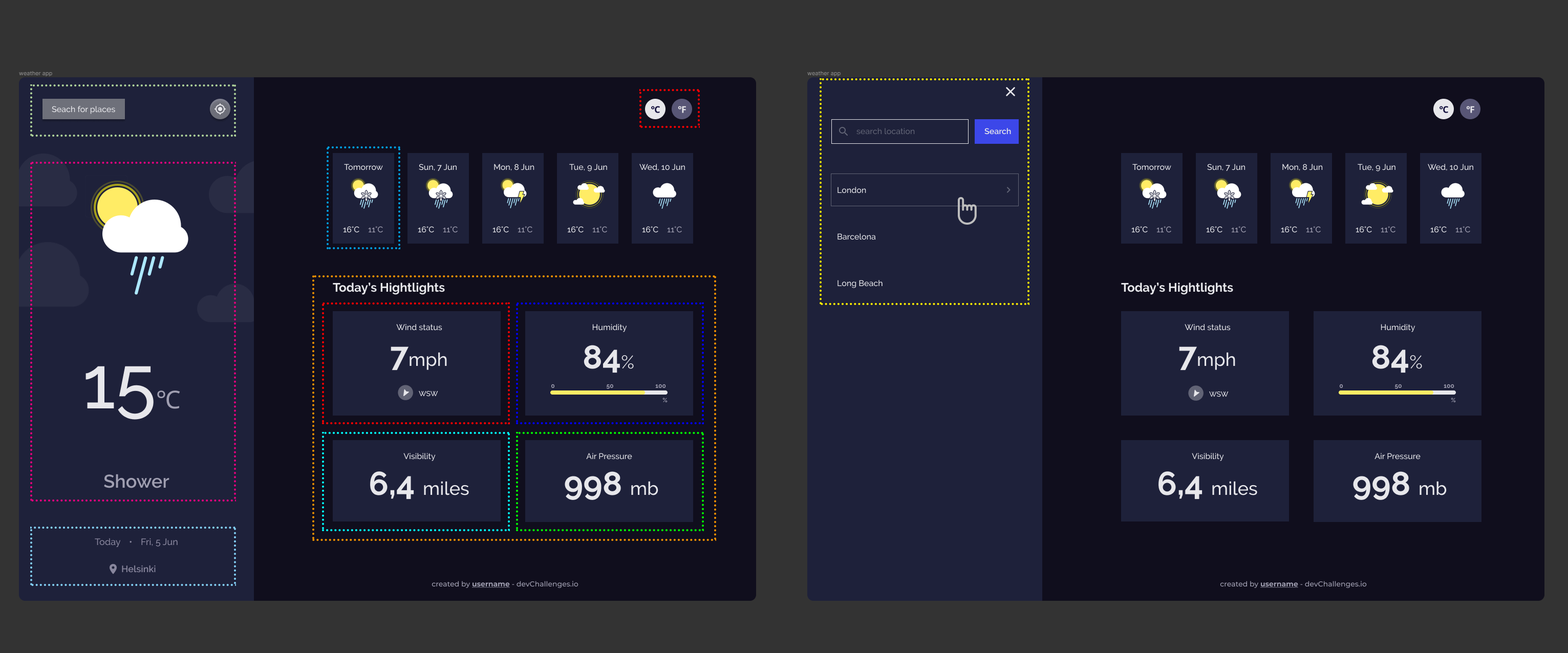
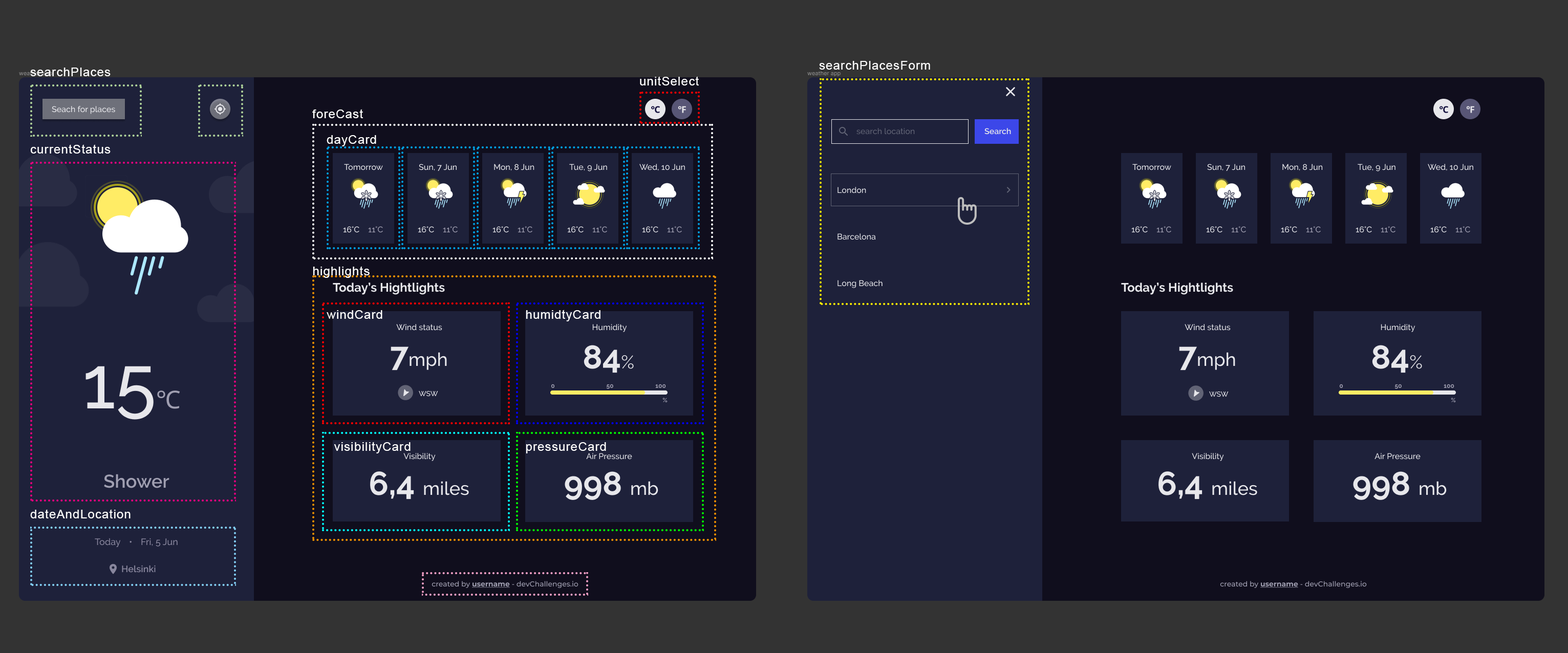
Layer changes from the first 1568×653 image to the second:
added layer "visibilityCard" above "pressureCard" over 333, 441, 411, 454
added layer "pressureCard" above "humidtyCard" over 525, 442, 607, 454
added layer "humidtyCard" above "windCard" over 525, 309, 601, 322
added layer "highlights" above "Rectangle 5" over 312, 266, 370, 278
painted on "Rectangle 5" over 639, 89, 700, 128
added layer "Rectangle 2 copy 7" above "Rectangle 2 copy 2" over 421, 572, 589, 596
painted on "Rectangle 2 copy 2" (1st of 2) over 525, 432, 693, 532
added layer "searchPlacesForm" above "dateAndLocation" over 819, 60, 931, 70
added layer "dateAndLocation" above "unitSelect" over 30, 509, 131, 519
added layer "currentStatus" above "searchPlaces" over 30, 144, 111, 154
added layer "searchPlaces" above "Rectangle 4" over 30, 67, 111, 77
painted on "Rectangle 4" over 888, 78, 1019, 306
painted on "Rectangle 2 copy 2" (2nd of 2) over 339, 432, 447, 532
painted on "Rectangle 2 copy" over 533, 302, 703, 425
added layer "Rectangle 3 copy 5" above "Rectangle 3 copy 4" over 312, 123, 714, 260
added layer "Rectangle 3 copy 4" above "Rectangle 3 copy 3" over 626, 146, 700, 250
added layer "Rectangle 3 copy 3" above "Rectangle 3 copy 2" over 551, 146, 626, 250
added layer "Rectangle 3 copy 2" above "Rectangle 3 copy" over 476, 146, 551, 250
added layer "Rectangle 3 copy" above "Rectangle 3" over 401, 146, 476, 250
painted on "Rectangle 2 copy 6" over 85, 526, 146, 587
added layer "Rectangle 2 copy 8" above "Rectangle 2 copy 5" over 198, 84, 244, 137
painted on "Rectangle 2 copy 5" over 30, 84, 236, 137
painted on "Rectangle 2 copy 4" over 145, 161, 221, 502
painted on "Rectangle 2" over 332, 302, 447, 425
…and 4 more changes (4 added)
